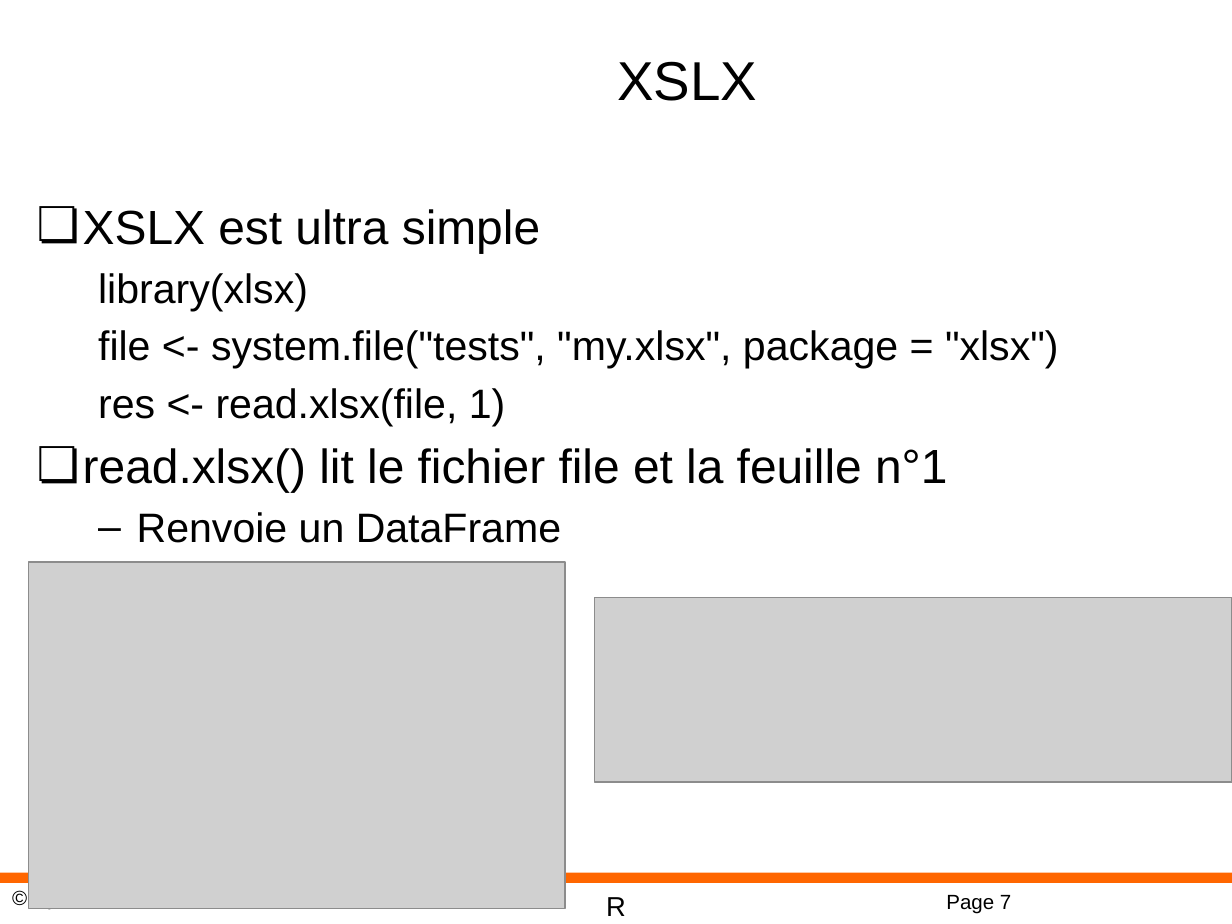
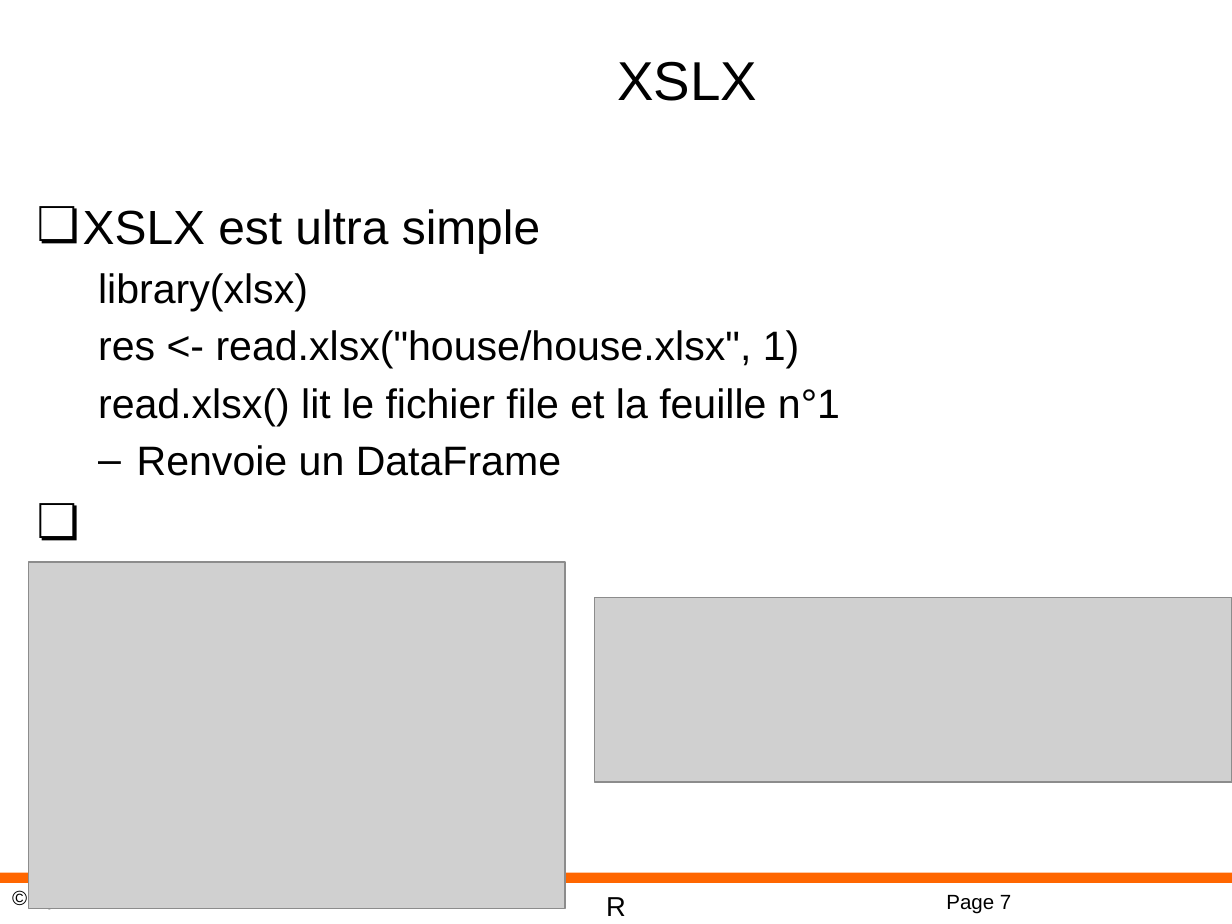
Before and after one commit to cyrilvincent/R, a slide deck: slide 7 of ppt/R-11-DataSource.pptx. Drawn at 1232x924 pixels with LibreOffice and Linux fonts; fonts in the diff are those of the drawing; grey boxes stand for pictures; background and template pictures are left out. Boxes give left, top, right and bottom in pixels: in the first picture for what was removed or moved away, otherwise in the second. Text is boxed around its words. In the diff, an @@ line names an element or a change of style, - is before the commit and + after.

```diff
--- a/ppt/R-11-DataSource.pptx
+++ b/ppt/R-11-DataSource.pptx
@@ text at bbox=[98, 330, 800, 369]: text changed @@
-  file <- system.file("tests", "my.xlsx", package = "xlsx")
-  res <- read.xlsx(file, 1)
+  res <- read.xlsx("house/house.xlsx", 1)
@@ text at bbox=[98, 388, 840, 426]: size 28 to 24 pt in "read.xlsx() lit le fichier file et la ..."; bullet ❏ to none; list level 1 to 2 in "read.xlsx() lit le fichier file ..." @@
```
Also in this commit, not shown: 3 other slides changed, 2 other files.
